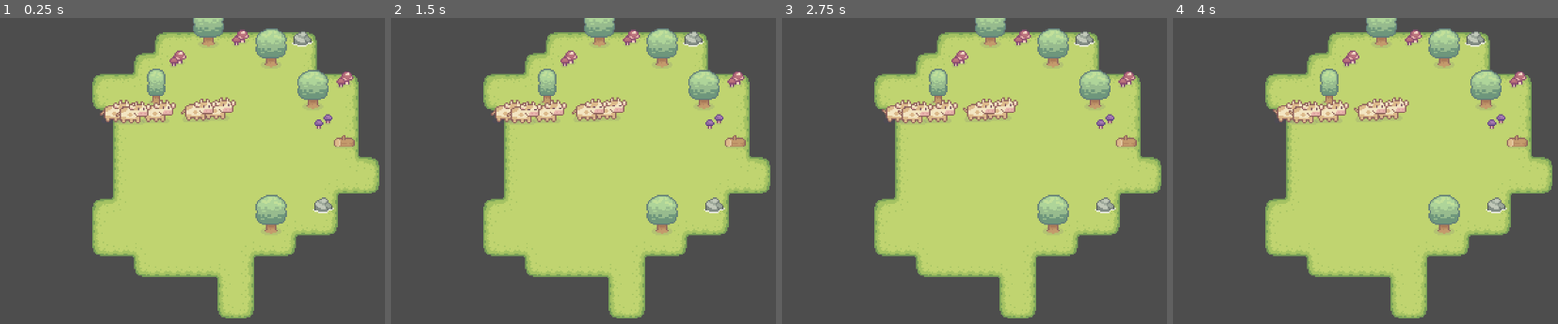
Above: before the commit, frames 1-4 (left to right).
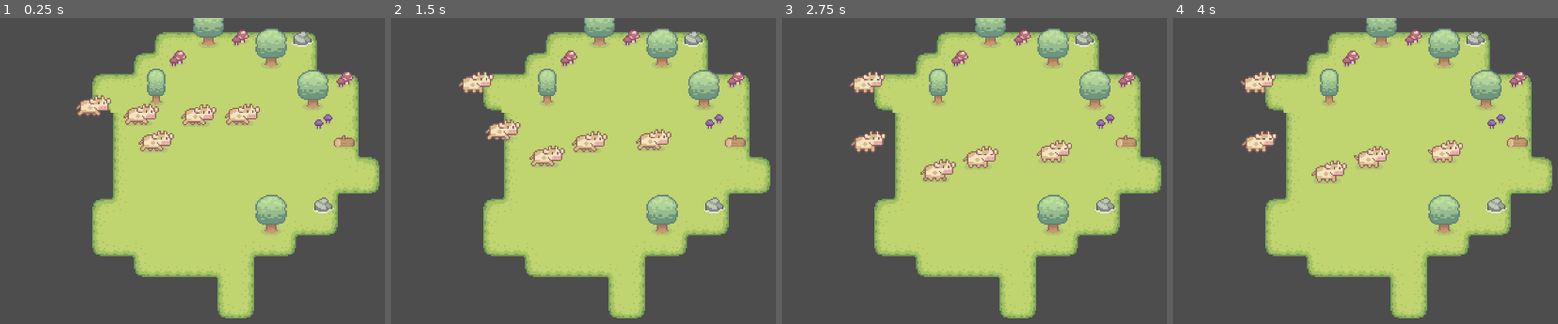
Above: after the commit, the same moments.

Repository: hugnata/Cowid24
Game: Godot game, scene res://scenes/gamu.tscn
The game is run twice, just before and just after one commit, with the same random seed, the same clock (stepped at 60 frames per second) and the same inputs.
Inputs (mouse positions are in pixels of both pictures, inside the frame that each line leads up to):
- Up to frame 1 (0.25 s): no input
- Up to frame 2 (1.5 s): move the mouse to (outside the picture) at 0.52 s; click (outside the picture) at 0.67 s; drag from (506, 250) to (625, 155) at 1.27 s
- Up to frame 3 (2.75 s): move the mouse to (1124, 137) at 2.02 s; click (1124, 137) at 2.17 s
- Up to frame 4 (4 s): drag from (1400, 311) to (1211, 164) at 2.77 s; tap Enter at 3.5 s; move the mouse to (outside the picture) at 3.52 s; click (outside the picture) at 3.67 s

The runs differ from the first frame. In frame 1, 3.1% of the frame differs, in the area x 19-68%, y 25-44%; in frame 2, 4.0%; in frame 3, 4.1%, in the area x 17-76%, y 17-54%; in frame 4, 4.1%.

Commit message:
la vache elle marche toute seule

Diff:
--- a/scenes/vache.gd
+++ b/scenes/vache.gd
@@ -1,11 +1,40 @@
 extends CharacterBody2D
+
+@onready var rng = RandomNumberGenerator.new()
+
+enum MovingState{STATIC,MOVING}
+
+#Constants
+const SPEED =20.0
+
+#Member variables
+var m_time_until_next_move: float = 0
+var m_moving_state:MovingState=MovingState.STATIC
 
 
 # Called when the node enters the scene tree for the first time.
 func _ready() -> void:
-	#$VachAnimation.animation = "idle"
 	$VacheSprite/VachAnimation.play("idle")
+	velocity = Vector2.ZERO
 
 # Called every frame. 'delta' is the elapsed time since the previous frame.
 func _process(delta: float) -> void:
-	pass
+
+	m_time_until_next_move-=delta
+	if m_time_until_next_move<=0:
+		change_moving_state()
+
+	move_and_slide()
+
+func change_moving_state():
+	match m_moving_state:
+		MovingState.STATIC:
+			m_moving_state=MovingState.MOVING
+			m_time_until_next_move=rng.randf_range(1,3)
+			$VacheSprite/VachAnimation.play("moving")
+			velocity=Vector2(rng.randf_range(-1,1),rng.randf_range(-1,1)).normalized()*SPEED
+		MovingState.MOVING:
+			m_moving_state=MovingState.STATIC
+			m_time_until_next_move=rng.randf_range(1,11)
+			velocity=Vector2.ZERO
+			$VacheSprite/VachAnimation.play("idle")
